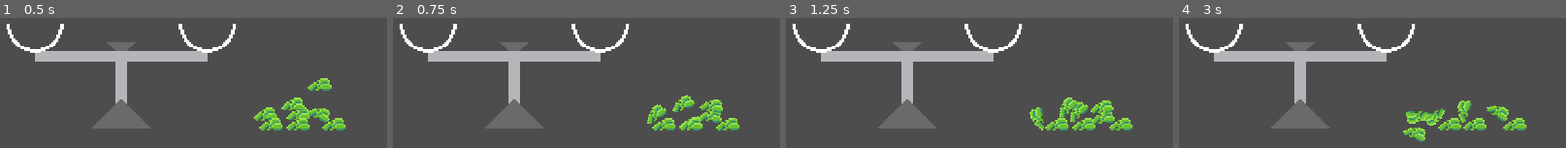
Above: before the commit, frames 1-4 (left to right).
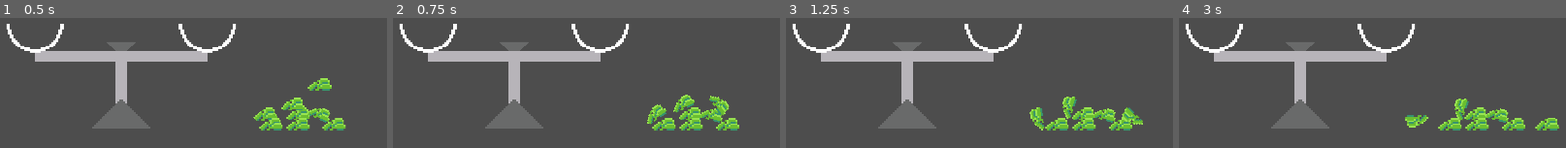
Above: after the commit, the same moments.

Repository: Cryatonic/alchem-incremental
Game: Godot game, scene res://scenes/minigames/measure_ingredients/meas_ingred_game.tscn
Same seed, same stepped clock (60 frames per second), same inputs: the game is played once before the commit and once after it. The project has no main scene, so this scene is started directly.
Inputs (mouse positions are in pixels of both pictures, inside the frame that each line leads up to):
- Up to frame 1 (0.5 s): no input
- Up to frame 2 (0.75 s): move the mouse to (690, 115) at 0.52 s; press the mouse at (690, 115) at 0.53 s
- Up to frame 3 (1.25 s): no input
- Up to frame 4 (3 s): move the mouse to (1457, 109) at 1.27 s; release the mouse at (1457, 109) at 1.28 s; click (1457, 109) at 1.35 s; tap Enter at 2 s; move the mouse to (1496, 118) at 2.02 s; press the mouse at (1496, 118) at 2.03 s; tap R (restart) at 2.75 s; move the mouse to (1418, 124) at 2.77 s; release the mouse at (1418, 124) at 2.78 s; click (1418, 124) at 2.85 s

Frame 1 is identical in both runs. In frame 2, 1.5% of the frame differs, in the area x 72-90%, y 58-87%; in frame 3, 2.1%; in frame 4, 3.6%, in the area x 57-99%, y 61-96%.

Commit message:
ingred_movement_upgrades

Diff:
--- a/scenes/minigames/measure_ingredients/meas_ingred_game.tscn
+++ b/scenes/minigames/measure_ingredients/meas_ingred_game.tscn
@@ -1,8 +1,10 @@
-[gd_scene load_steps=4 format=3 uid="uid://bvh5iw5urcwrv"]
+[gd_scene load_steps=5 format=3 uid="uid://bvh5iw5urcwrv"]
 
 [ext_resource type="PackedScene" uid="uid://ckklo13pgv070" path="res://scenes/minigames/measure_ingredients/scale.tscn" id="1_0jcg3"]
 [ext_resource type="Script" path="res://scripts/minigames/measure_ingredients/meas_ingred_game.gd" id="1_kdiws"]
 [ext_resource type="PackedScene" uid="uid://cw5gbchc2403s" path="res://scenes/minigames/measure_ingredients/ingredient.tscn" id="2_vk7ld"]
+
+[sub_resource type="WorldBoundaryShape2D" id="WorldBoundaryShape2D_wrctr"]
 
 [node name="MeasIngredGame" type="Node2D"]
 script = ExtResource("1_kdiws")
@@ -34,3 +36,17 @@
 
 [node name="Ingredient8" parent="IngredientContainer" instance=ExtResource("2_vk7ld")]
 position = Vector2(110, -42)
+
+[node name="LeftWall" type="StaticBody2D" parent="."]
+position = Vector2(-200, 0)
+rotation = 1.5708
+
+[node name="CollisionShape2D" type="CollisionShape2D" parent="LeftWall"]
+shape = SubResource("WorldBoundaryShape2D_wrctr")
+
+[node name="RightWall" type="StaticBody2D" parent="."]
+position = Vector2(200, 0)
+rotation = -1.5708
+
+[node name="CollisionShape2D" type="CollisionShape2D" parent="RightWall"]
+shape = SubResource("WorldBoundaryShape2D_wrctr")
--- a/scenes/minigames/measure_ingredients/scale.tscn
+++ b/scenes/minigames/measure_ingredients/scale.tscn
@@ -13,8 +13,12 @@
 b = Vector2(20, 0)
 
 [sub_resource type="CapsuleShape2D" id="CapsuleShape2D_1dtuf"]
+radius = 9.0
+height = 24.0
 
 [sub_resource type="CapsuleShape2D" id="CapsuleShape2D_she8i"]
+radius = 9.0
+height = 24.0
 
 [sub_resource type="WorldBoundaryShape2D" id="WorldBoundaryShape2D_72n0d"]
 
--- a/scripts/minigames/measure_ingredients/ingredient.gd
+++ b/scripts/minigames/measure_ingredients/ingredient.gd
@@ -10,16 +10,23 @@
 
 var tween : Tween
 
+var zero_velocity_flag : bool = false
+
 # Called when the node enters the scene tree for the first time.
 func _ready() -> void:
 	sprite_2d.region_rect.position.x = ingredient_val * sprite_2d.region_rect.size.x
 	mass = randi_range(1,3)
 
+func _physics_process(delta: float) -> void:
+	if moving && pos_to_move != global_position:
+		pos_to_move = get_global_mouse_position()
+		move_ingredient(pos_to_move, delta)
+	if zero_velocity_flag:
+		zero_velocity(delta, Vector2.ZERO)
+
 # Called every frame. 'delta' is the elapsed time since the previous frame.
 func _process(delta: float) -> void:
-	if moving && pos_to_move != get_global_mouse_position():
-		pos_to_move = get_global_mouse_position()
-		move_ingredient(pos_to_move)
+	pass
 
 func _input(event: InputEvent) -> void:
 	if clickable && event.is_action_pressed("left_click"):
@@ -29,15 +36,37 @@
 		moving = false
 		set_deferred("gravity_scale", 1)
 
+	if event.is_action_pressed("debug_info"):
+		zero_velocity_flag = true
+
 func reset_tween(make_new : bool = false) -> void:
 	if tween:
 		tween.kill()
 	if make_new:
 		tween = create_tween()
 
-func move_ingredient(pos : Vector2) -> void:
-	reset_tween(true)
-	tween.tween_property(self, "global_position", pos, 0.25).set_trans(Tween.TRANS_CUBIC).set_ease(Tween.EASE_OUT)
+func move_ingredient(pos : Vector2, delta : float = 1.0) -> void:
+	#reset_tween(true)
+	#tween.tween_property(self, "global_position", pos, 0.25).set_trans(Tween.TRANS_CUBIC).set_ease(Tween.EASE_OUT)
+	var vector_to_go : Vector2 = pos - global_position
+	var force : Vector2
+	zero_velocity(delta, vector_to_go)
+	force = (vector_to_go.normalized() * mass * 500) + zero_velocity(delta, vector_to_go)
+	apply_central_force(force)
+
+func zero_velocity(delta : float, vector_to_go : Vector2) -> Vector2:
+	var x_vel = linear_velocity.x
+	var y_vel = linear_velocity.y
+	var x_cancel_force : float = 0.0
+	var y_cancel_force : float = 0.0
+
+	if sign(x_vel) != sign(vector_to_go.x):
+		x_cancel_force = -x_vel * mass / delta
+	if sign(y_vel) != sign(vector_to_go.y):
+		y_cancel_force = -y_vel * mass / delta
+
+	zero_velocity_flag = false
+	return Vector2(x_cancel_force, y_cancel_force)
 
 
 func _on_mouse_entered() -> void:
